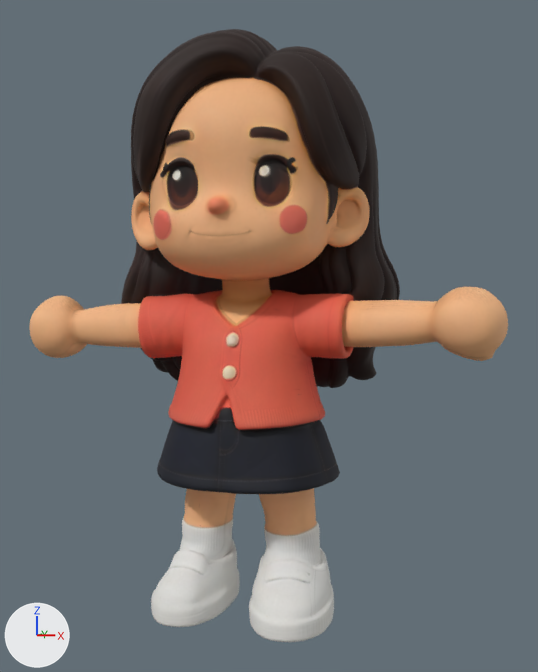
What one commit did to the Blender file beanie spring T/Beanie_Spring_idle.blend.
Before and after are seen from a 50 mm camera at (0.684, -2.092, 0.873) aimed at (0.032, 0.008, 0.781). Lighting does not change. The marker at lower left points along +X, +Y and +Z. The first picture is the older version.

In view in the first picture: 'Spring'.
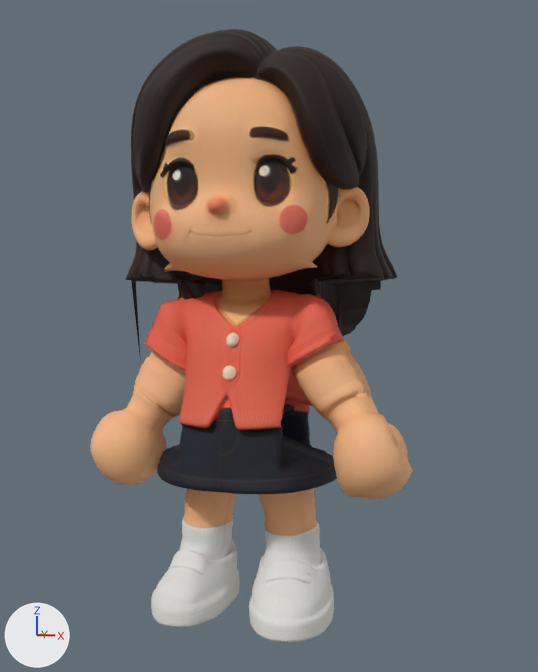
The newer file is also rescaled (x1.07) as a whole; pictures and numbers use the older file's frame.

Where the change shows, as pixel boxes [x1, y1, x2, y2] in the pictures (538 x 672 px; the box of a moved part takes in the faces that stretch with it):
'Spring', reshaped (33% narrower): before [29, 29, 508, 642]; after [90, 29, 412, 642]
part 1 of me_model, moved or reshaped: before [29, 262, 197, 467]; after [90, 261, 295, 485]
part 2 of me_model, moved or reshaped: before [276, 260, 508, 474]; after [276, 260, 412, 500]

Diff of the bpy script that builds the scene:
```diff
--- a/beanie spring T/Beanie_Spring_idle.blend.py
+++ b/beanie spring T/Beanie_Spring_idle.blend.py
@@ me_model @@
 # used by ob_spring; location = (0.0, 0.0, 0.0)
-me_model.from_pydata(...)  # 46366 vertices, 46371 faces; spans x -0.7..0.7, y -0.37..0.37, z 0.0..1.63
+me_model.from_pydata(...)  # 46366 vertices, 46371 faces; spans x -0.46..0.47, y -0.37..0.37, z 0.0..1.63
+# me_model part 1: 6252 of 46366 vertices moved; they spanned x -0.7..-0.15, y -0.26..0.26, z 0.45..0.98 and now span x -0.46..0.13, y -0.26..0.25, z 0.35..0.98; mean shift (0.14, -0.02, -0.06); largest move (-0.7, -0.07, 0.77) -> (-0.37, -0.15, 0.35)
+# me_model part 2: 4842 of 46366 vertices moved; they spanned x 0.15..0.7, y -0.24..0.26, z 0.45..0.98 and now span x -0.13..0.47, y -0.3..0.25, z 0.37..0.98; mean shift (-0.12, -0.02, -0.06); largest move (0.7, -0.12, 0.81) -> (0.4, -0.2, 0.38)
 me_model.materials.append(mat_springmat)
```
